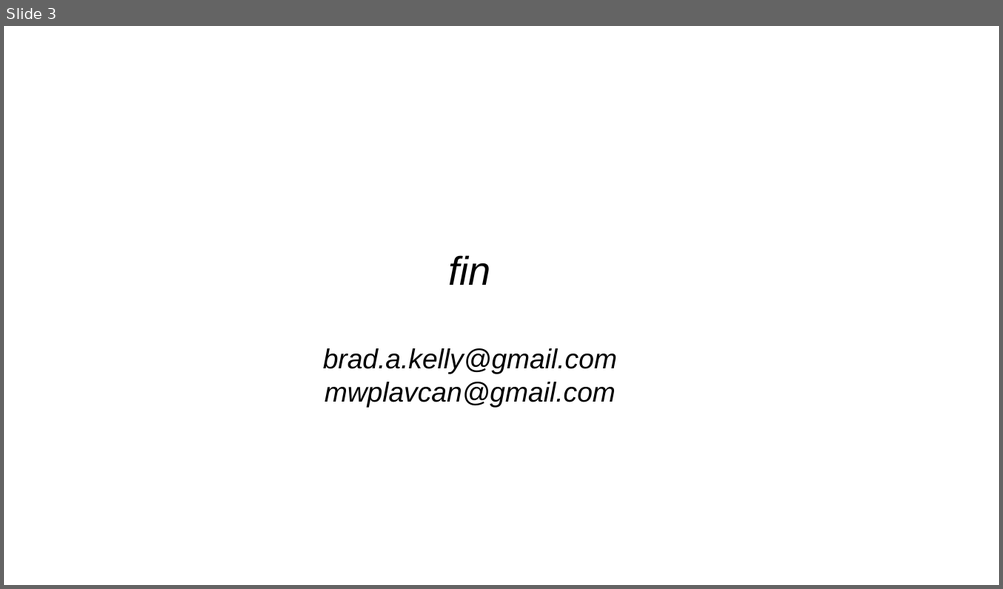
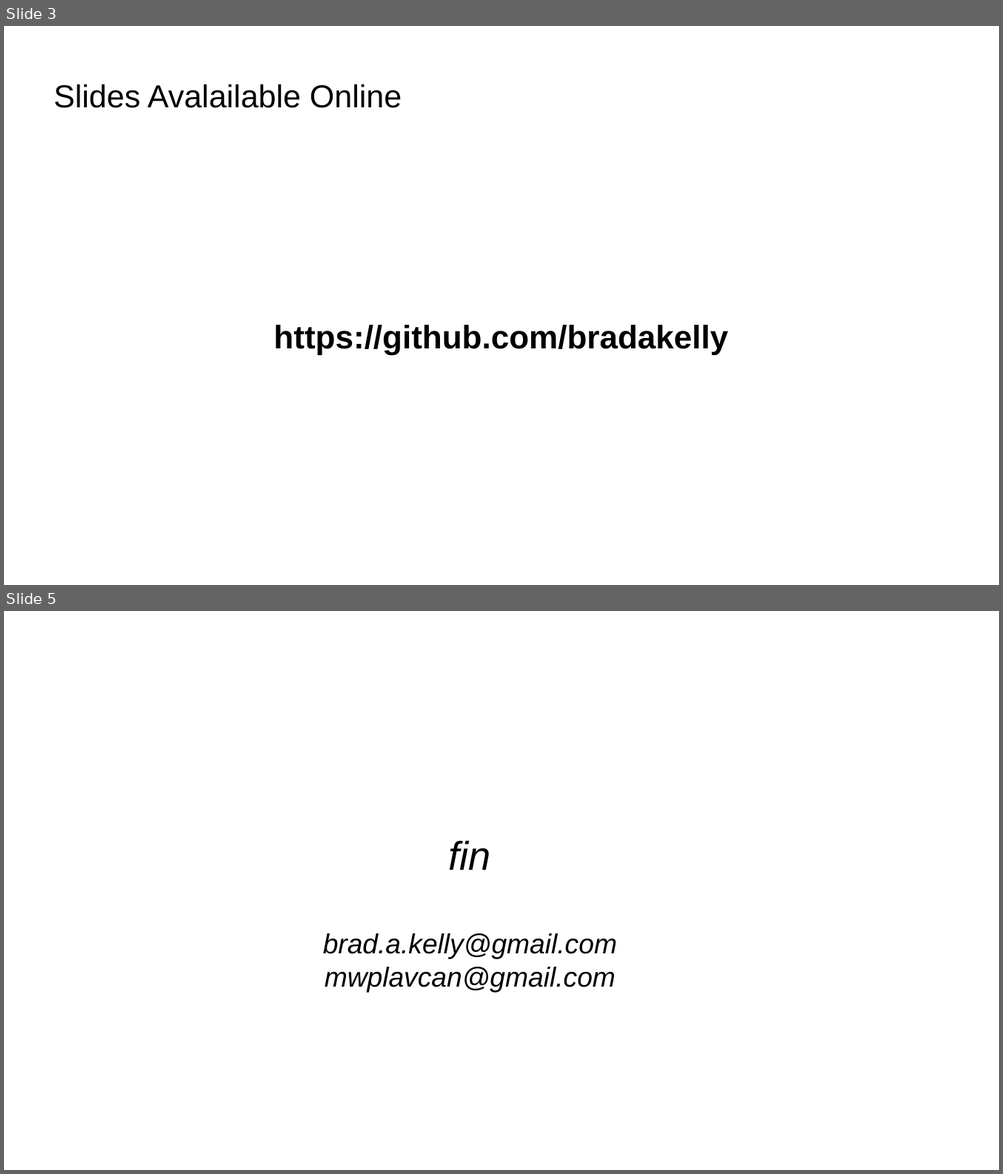
Before and after one commit to bradakelly/ArduinoDevelopmentWorkshop, a slide deck: CourseSlideshow.odp. Shown one above the other, each under a label of ours: slide 3 before the commit, slides 3 and 5 after it; the slides between them are not shown. The pictures are 1003x589 and 1003x1174 pixels, drawn with LibreOffice and Linux fonts; fonts in the diff are those of the drawing; background and template pictures are left out. Boxes give left, top, right and bottom in pixels: in the first picture for what was removed or moved away, otherwise in the second. Text is boxed around its words. In the diff, an @@ line names an element or a change of style, - is before the commit and + after.

```diff
--- a/CourseSlideshow.odp
+++ b/CourseSlideshow.odp
@@ slide 3 added at (x1=4, y1=26, x2=999, y2=585), background picture (left out) @@
@@ title added at (x1=54, y1=84, x2=401, y2=108), 25.4 pt, text #000000 @@
+Slides Avalailable Online
@@ text added at (x1=273, y1=325, x2=728, y2=355), 26 pt, text #000000, bold @@
+https://github.com/bradakelly
@@ what was slide 3 is now slide 5 @@
```
Also in this commit, not shown: 2 slides changed, 1 other slide added.
